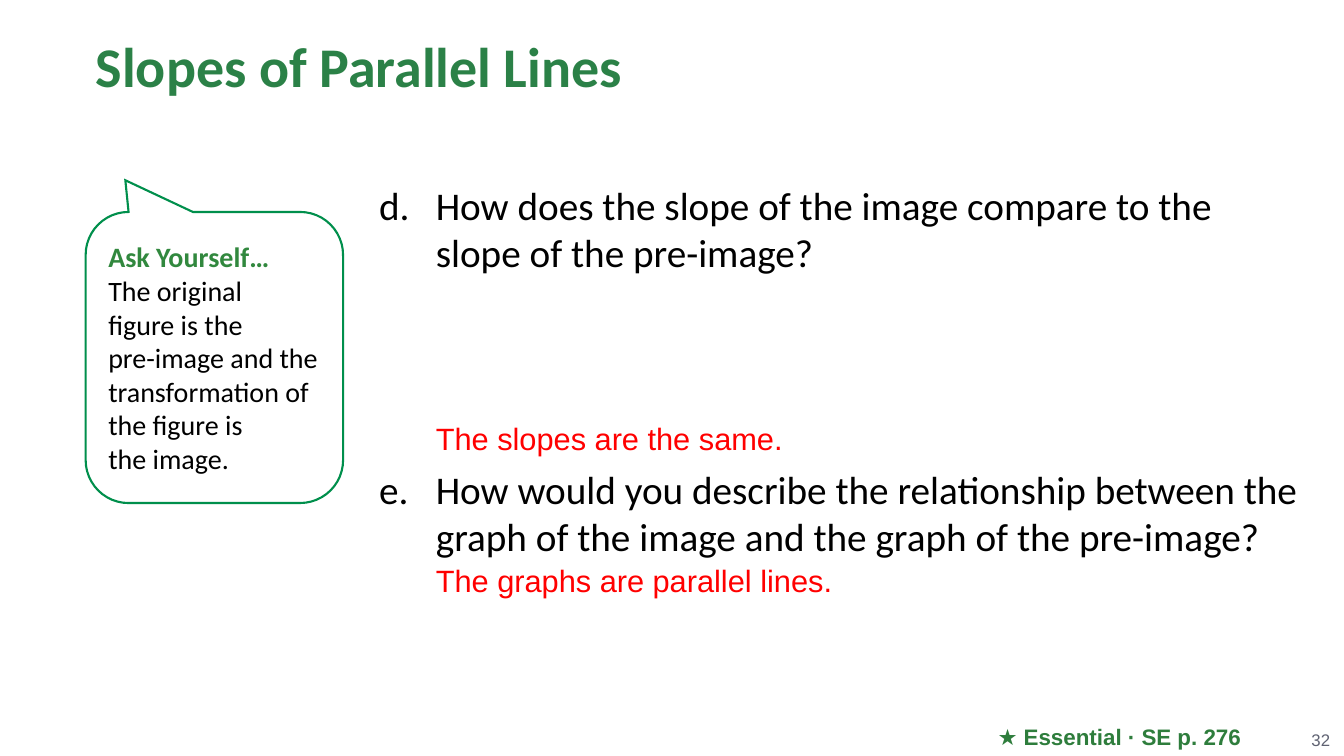
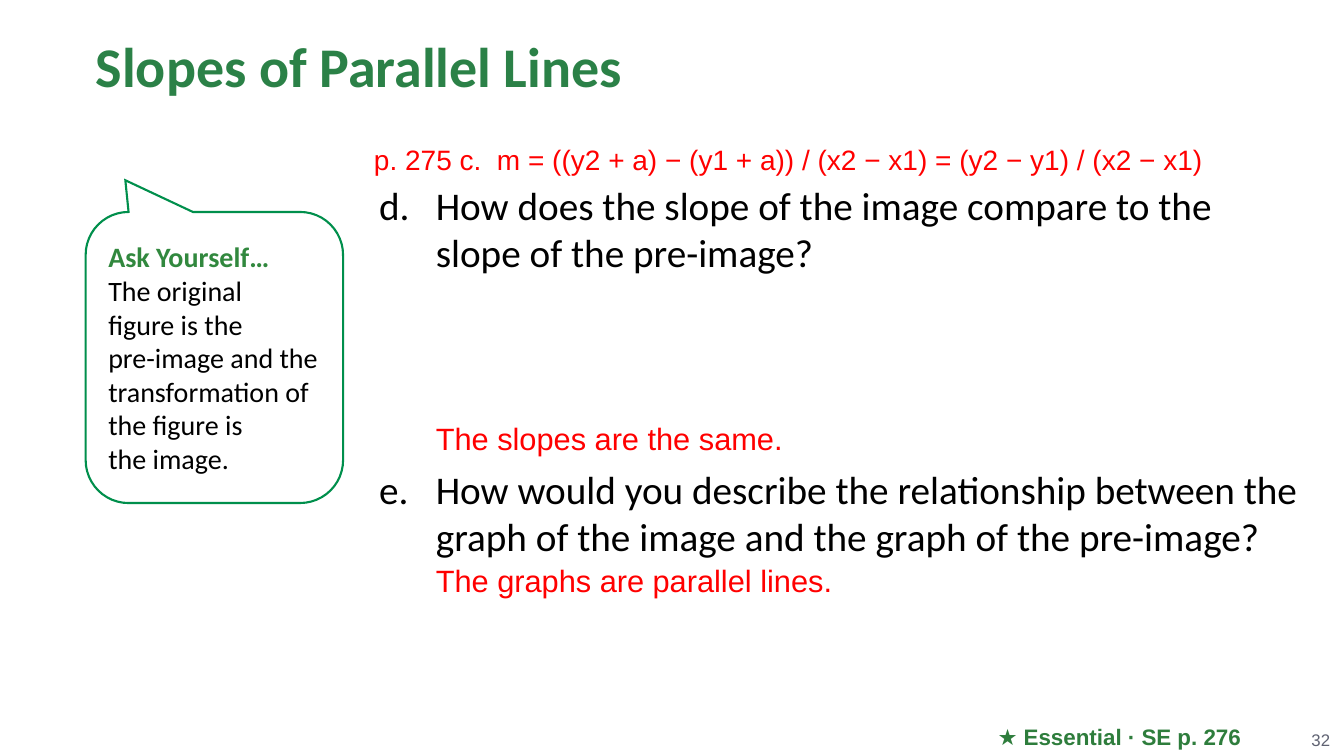
Before and after one commit to Apolloat2022/Algebra1M2U1L4, a slide deck: slide 32 of Module 2 topic 2/BLMathematics_AlgI_M2_T2_L1_LessonSlides_ENG_with_answers.pptx. Drawn at 1344x756 pixels with LibreOffice and Linux fonts; fonts in the diff are those of the drawing; background and template pictures are left out. Boxes give left, top, right and bottom in pixels: in the first picture for what was removed or moved away, otherwise in the second. Text is boxed around its words. In the diff, an @@ line names an element or a change of style, - is before the commit and + after.

```diff
--- a/Module 2 topic 2/BLMathematics_AlgI_M2_T2_L1_LessonSlides_ENG_with_answers.pptx
+++ b/Module 2 topic 2/BLMathematics_AlgI_M2_T2_L1_LessonSlides_ENG_with_answers.pptx
@@ text added at (x1=374, y1=149, x2=1202, y2=175), 20 pt, text #FF0000 @@
+p. 275 c. m = ((y2 + a) − (y1 + a)) / (x2 − x1) = (y2 − y1) / (x2 − x1)
```
Also in this commit, not shown: 3 other slides changed, 1 other file.
